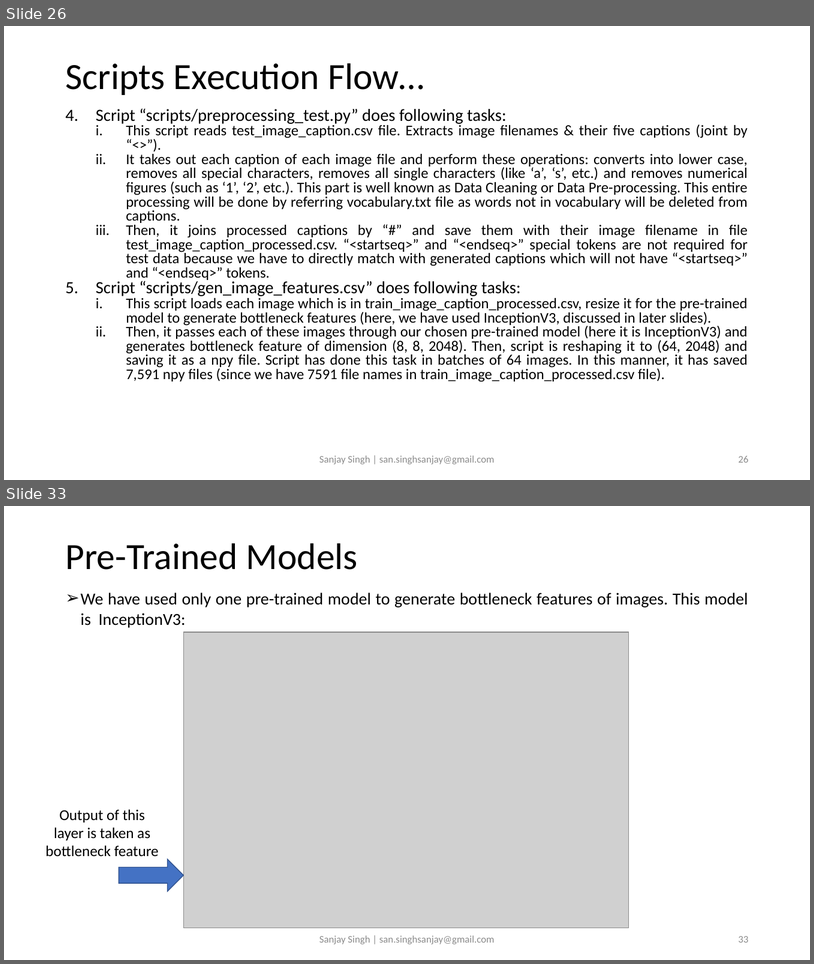
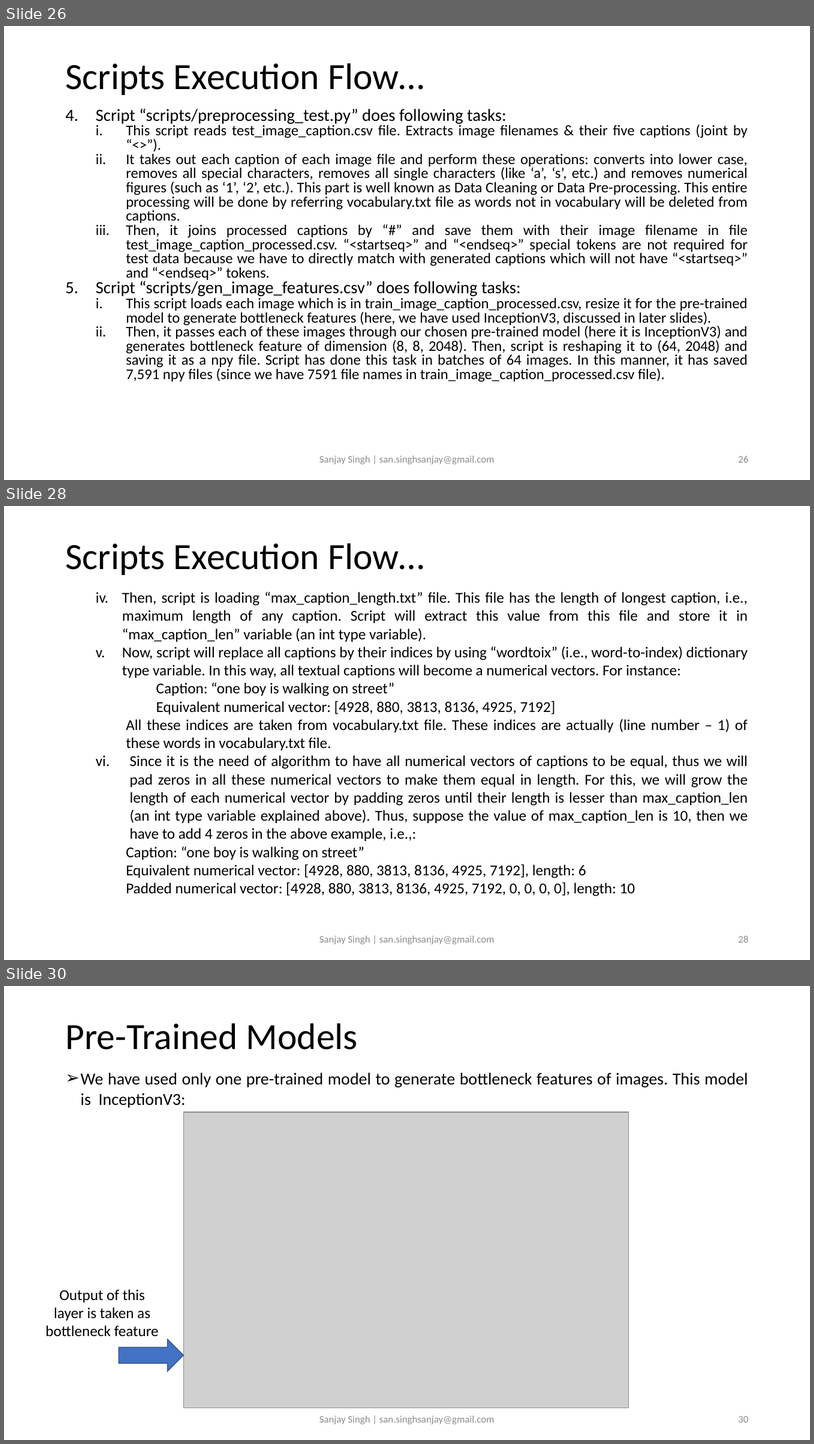
Before and after one commit to sansinghsanjay/Flickr8k_ImageCaptioning_AttentionMechanism, a slide deck: readme.pptx. Shown one above the other, each under a label of ours: slides 26 and 33 before the commit, slides 26, 28 and 30 after it; the slides between them are not shown. The pictures are 814x964 and 814x1444 pixels, drawn with LibreOffice and Linux fonts; fonts in the diff are those of the drawing; grey boxes stand for pictures. Boxes give left, top, right and bottom in pixels: in the first picture for what was removed or moved away, otherwise in the second. Text is boxed around its words. In the diff, an @@ line names an element or a change of style, - is before the commit and + after.

```diff
--- a/readme.pptx
+++ b/readme.pptx
@@ slide 28 added at [4,506,810,960], background #FFFFFF @@
@@ title added at [65,543,425,575], 44 pt, text #000000 @@
+Scripts Execution Flow…
@@ text added at [122,592,749,896], 18 pt, text #000000 @@
+  iv. Then, script is loading “max_caption_length.txt” file. This file has the length of longest caption, i.e., maximum length of any caption. Script will extract this value from this file and store it in “max_caption_len” variable (an int type variable).
+  v. Now, script will replace all captions by their indices by using “wordtoix” (i.e., word-to-index) dictionary type variable. In this way, all textual captions will become a numerical vectors. For instance:
+  Caption: “one boy is walking on street”
+  Equivalent numerical vector: [4928, 880, 3813, 8136, 4925, 7192]
+    All these indices are taken from vocabulary.txt file. These indices are actually (line number – 1) of these words in vocabulary.txt file.
+  vi. Since it is the need of algorithm to have all numerical vectors of captions to be equal, thus we will pad zeros in all these numerical vectors to make them equal in length. For this, we will grow the length of each numerical vector by padding zeros until their length is lesser than max_caption_len (an int type variable explained above). Thus, suppose the value of max_caption_len is 10, then we have to add 4 zeros in the above example, i.e.,:
+    Caption: “one boy is walking on street”
+    Equivalent numerical vector: [4928, 880, 3813, 8136, 4925, 7192], length: 6
+    Padded numerical vector: [4928, 880, 3813, 8136, 4925, 7192, 0, 0, 0, 0], length: 10
@@ text added at [320,935,495,944], 12 pt, text #8C8C8C @@
+Sanjay Singh | san.singhsanjay@gmail.com
@@ page number added at [738,935,749,942], 12 pt, text #8C8C8C @@
+28
@@ what was slide 33 is now slide 30 @@
@@ page number at [738,1416,749,1422]: text changed @@
-33
+30
```
Also in this commit, not shown: 3 slides changed, 1 other slide added, 8 slides removed, 2 other files.
